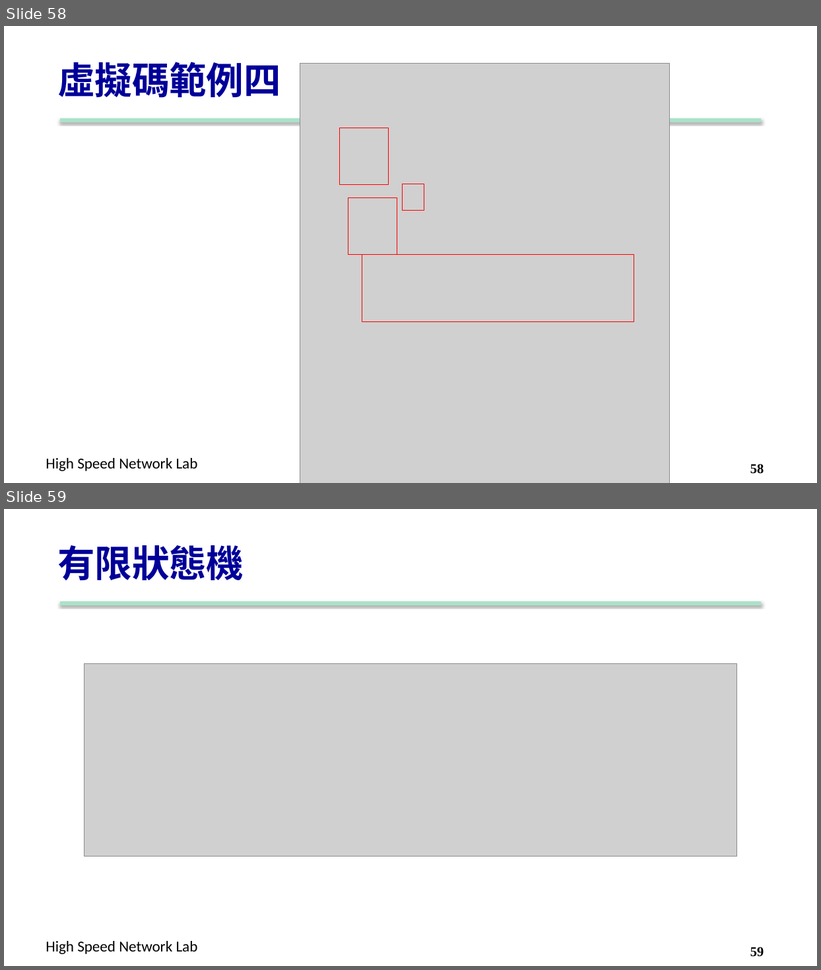
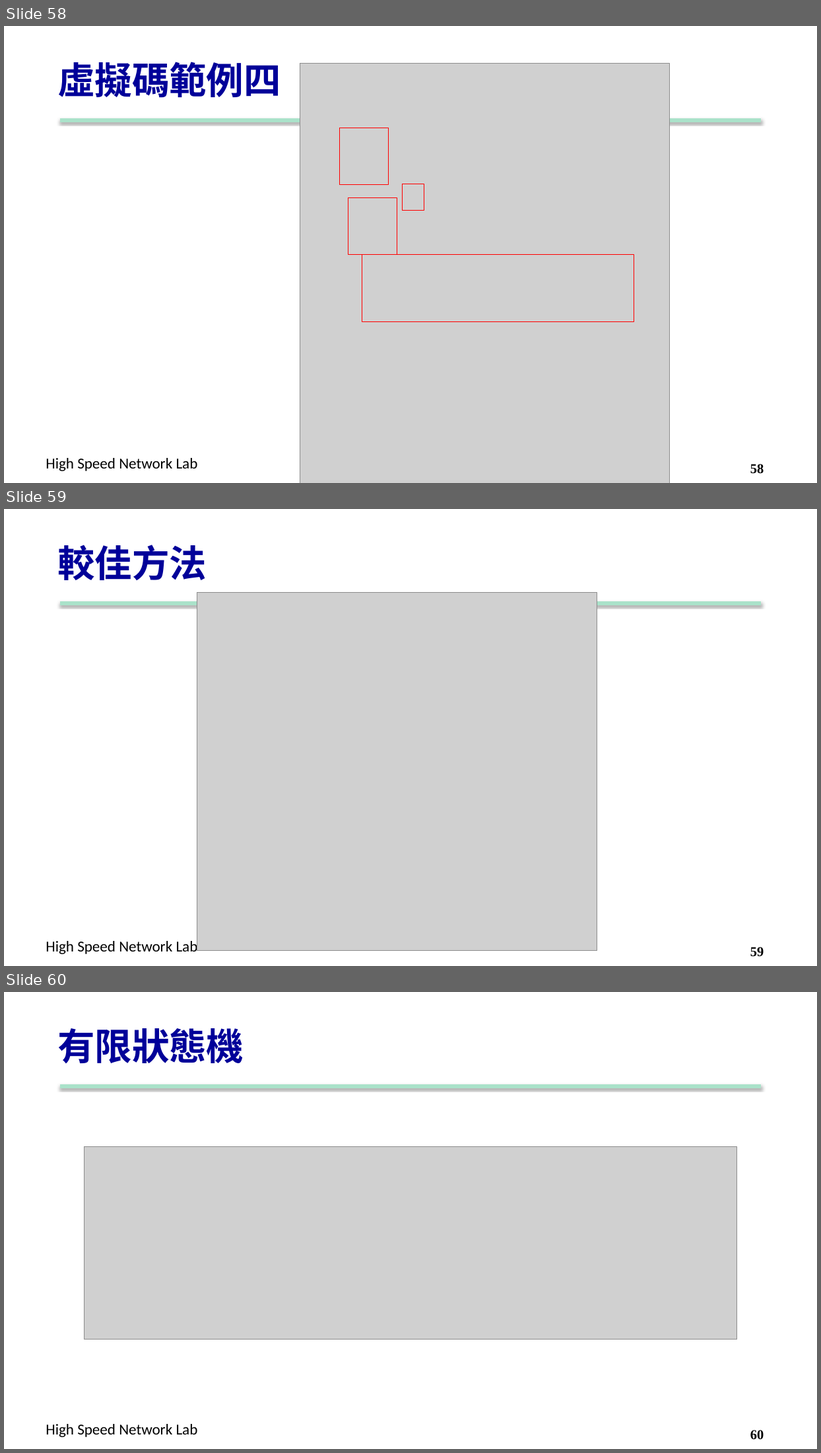
Before and after one commit to carina419/NTUST, a slide deck: MI5014701 科技研究與論文寫作 Technology Research and Thesis Writing/5. Notation-Algorithm.pptx. Shown one above the other, each under a label of ours: slides 58 and 59 before the commit, slides 58, 59 and 60 after it. The pictures are 821x970 and 821x1453 pixels, drawn with LibreOffice and Linux fonts; fonts in the diff are those of the drawing; grey boxes stand for pictures; background and template pictures are left out. Boxes give left, top, right and bottom in pixels: in the first picture for what was removed or moved away, otherwise in the second. Text is boxed around its words. In the diff, an @@ line names an element or a change of style, - is before the commit and + after.

```diff
--- a/MI5014701 科技研究與論文寫作 Technology Research and Thesis Writing/5. Notation-Algorithm.pptx
+++ b/MI5014701 科技研究與論文寫作 Technology Research and Thesis Writing/5. Notation-Algorithm.pptx
@@ slide 59 added at (4,509,817,966), background #FFFFFF; not listed: 2 template elements that a slide beside it also shows @@
@@ title added at (57,545,207,580), 44 pt, text #000099, bold @@
+較佳方法
@@ picture added at (197,593,597,951) @@
@@ page number added at (750,947,764,957), 16 pt, text #000000, bold @@
+59
@@ what was slide 59 is now slide 60 @@
@@ page number at (750,1430,764,1440): text changed @@
-59
+60
```
